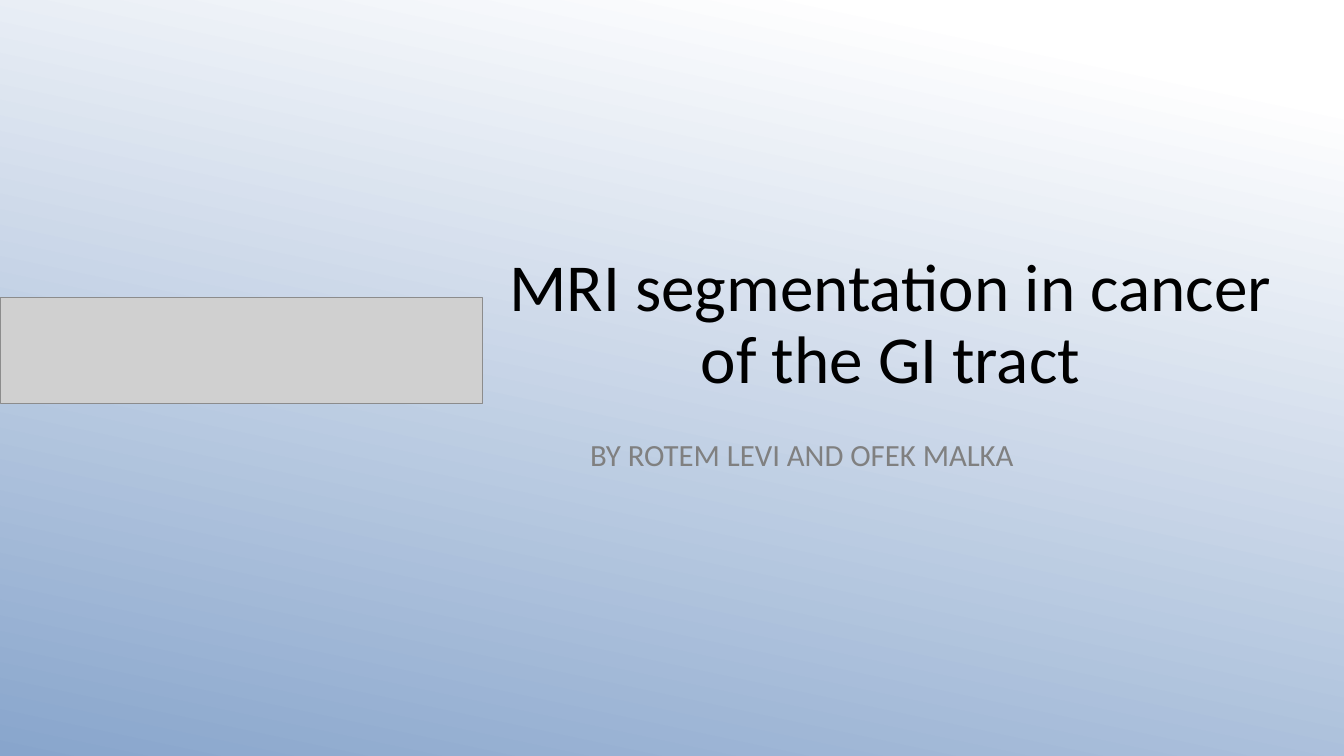
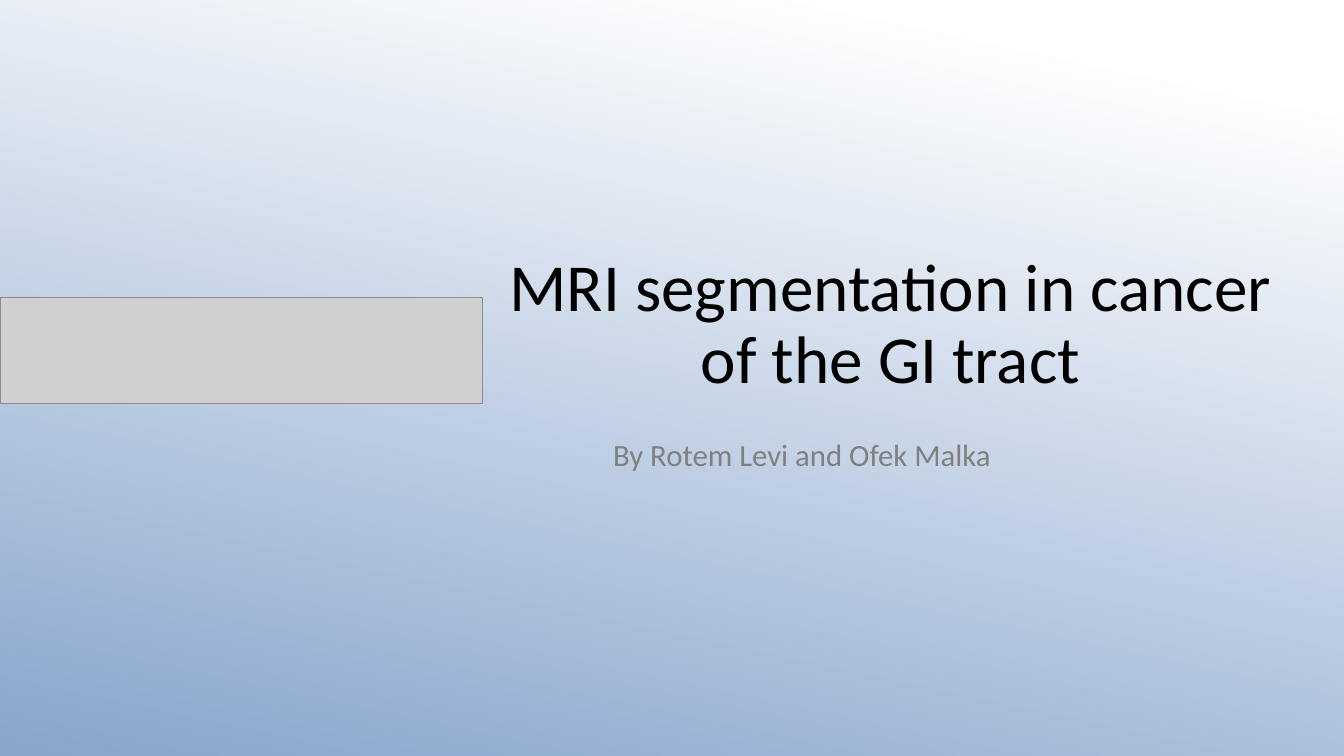
Before and after one commit to rotemlv/CapstoneProject, a slide deck: slide 1 of Capstone Project Phase A - Presentation.pptx. Drawn at 1344x756 pixels with LibreOffice and Linux fonts; fonts in the diff are those of the drawing; grey boxes stand for pictures; background and template pictures are left out. Boxes give left, top, right and bottom in pixels: in the first picture for what was removed or moved away, otherwise in the second. Text is boxed around its words. In the diff, an @@ line names an element or a change of style, - is before the commit and + after.

```diff
--- a/Capstone Project Phase A - Presentation.pptx
+++ b/Capstone Project Phase A - Presentation.pptx
@@ subtitle at [613, 445, 990, 471]: text changed @@
-BY ROTEM LEVI AND OFEK MALKA
+By Rotem Levi and Ofek Malka
```
Also in this commit, not shown: 13 other slides changed.
